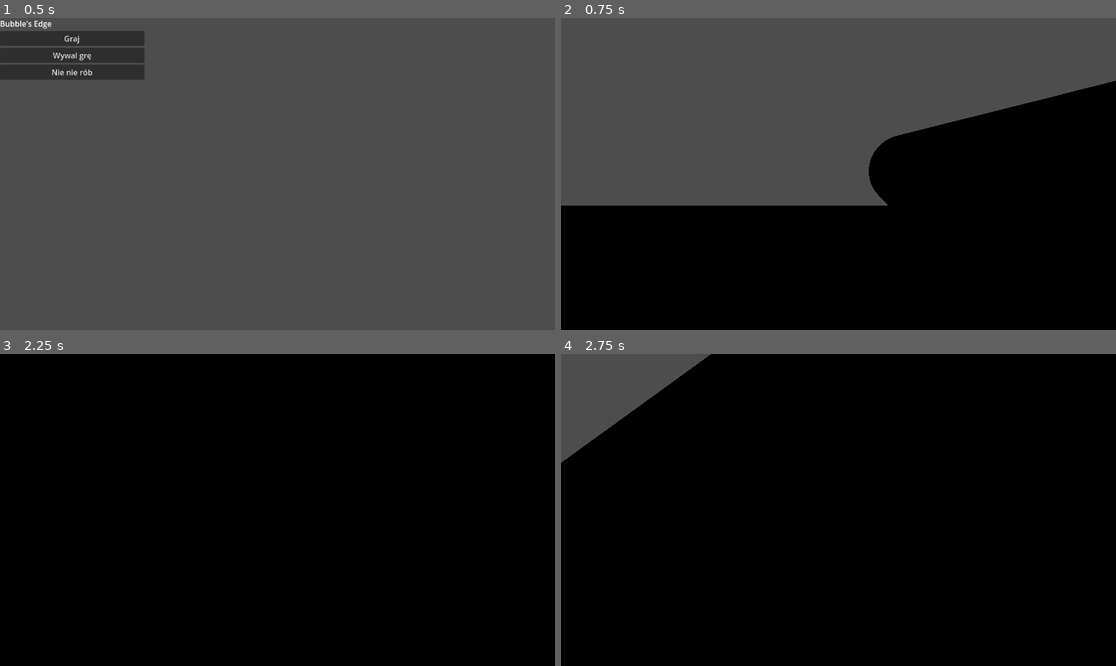
Above: before the commit, frames 1-4 (two rows, left to right).
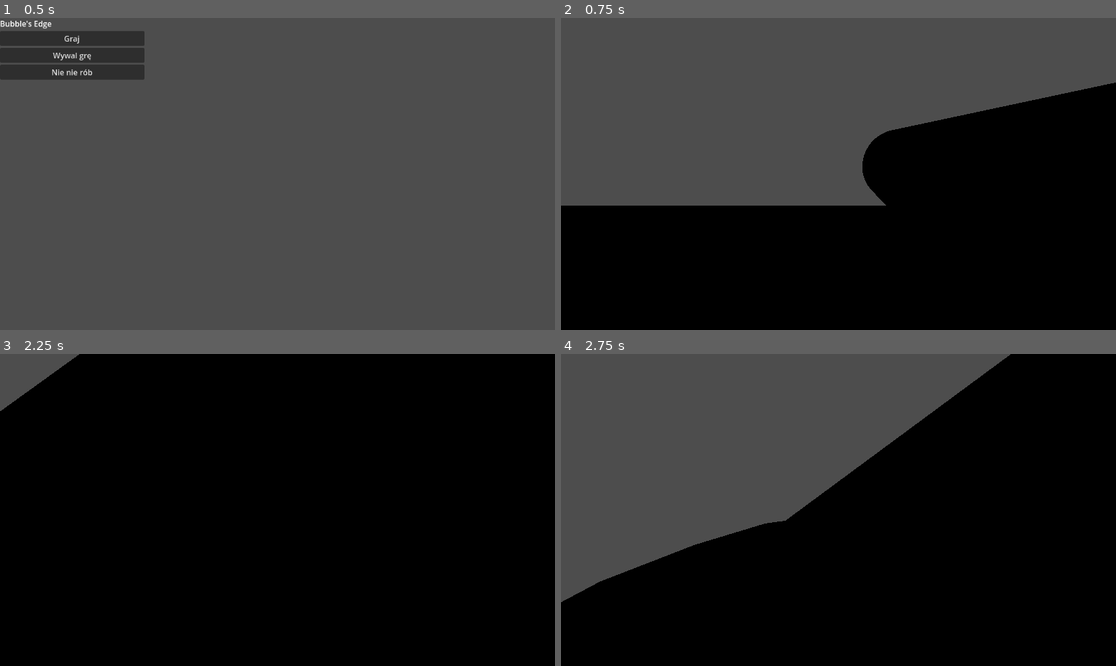
Above: after the commit, the same moments.

Repository: PieroganoReggiano/Bul-bul-myslenia
Game: Godot game, scene res://korzen.tscn
Two runs of this game, one before a commit and one after it. Both use one fixed random seed, a clock stepped at 60 frames per second and the inputs below.
Inputs (mouse positions are in pixels of both pictures, inside the frame that each line leads up to):
- Up to frame 1 (0.5 s): no input
- Up to frame 2 (0.75 s): click "Graj" at 0.5 s
- Up to frame 3 (2.25 s): tap Enter at 1.25 s; move the mouse to (305, 510) at 1.27 s; press the mouse at (305, 510) at 1.28 s; hold Up (move_forward) from 1.28 s (still down); tap Space (move_jump) at 1.52, 2 s; move the mouse to (249, 510) at 2.02 s; release the mouse at (249, 510) at 2.03 s; tap C (move_crouch) at 2.1 s
- Up to frame 4 (2.75 s): keep holding Up (move_forward); tap Space (move_jump) at 2.27 s; click (810, 510) at 2.3 s

Frame 1 is identical in both runs. In frame 2, 0.7% of the frame differs, in the area x 54-100%, y 20-61%; in frame 3, 1.3%; in frame 4, 32%, in the area x 0-81%, y 0-80%.

Commit message:
sczela siem, ale zle, krzywo i nie dziala :/ (#22)

Diff:
--- a/korzen.gd
+++ b/korzen.gd
@@ -83,3 +83,5 @@
 		if event is InputEventMouseMotion:
 			if current_player:
 				current_player.rotate_input(event.relative * sensitivity)
+		elif event.is_action_pressed("shoot"):
+			current_player.shoot()
--- /dev/null
+++ b/naboj.gd
@@ -0,0 +1,15 @@
+extends RigidBody3D
+
+# Wywoływana, gdy węzeł zostaje dodany do drzewa sceny
+func _ready() -> void:
+	# Usuń bombelka po 5 sekundach
+	await get_tree().create_timer(5).timeout
+	queue_free()
+
+	# Podłącz obsługę kolizji za pomocą Callable
+	connect("body_entered", Callable(self, "_on_body_entered"))
+
+# Funkcja obsługująca kolizje
+func _on_body_entered(body):
+	print("DOSTAŁ! ale nawet go nie zarysowalismy ", body.name)
+	queue_free()
--- /dev/null
+++ b/naboj.gdshader
@@ -0,0 +1,14 @@
+shader_type spatial;
+
+void vertex() {
+	// Called for every vertex the material is visible on.
+}
+
+void fragment() {
+	ALBEDO=vec3(1, 0, 0);
+}
+
+//void light() {
+	// Called for every pixel for every light affecting the material.
+	// Uncomment to replace the default light processing function with this one.
+//}
--- /dev/null
+++ b/naboj.tscn
@@ -0,0 +1,26 @@
+[gd_scene load_steps=6 format=3 uid="uid://cupv0y8ij76o7"]
+
+[ext_resource type="Script" path="res://naboj.gd" id="1_toe8o"]
+[ext_resource type="Shader" path="res://naboj.gdshader" id="2_v007l"]
+
+[sub_resource type="ShaderMaterial" id="ShaderMaterial_h8aaj"]
+render_priority = 0
+shader = ExtResource("2_v007l")
+
+[sub_resource type="TorusMesh" id="TorusMesh_qotth"]
+material = SubResource("ShaderMaterial_h8aaj")
+inner_radius = 0.2
+outer_radius = 0.538
+
+[sub_resource type="SphereShape3D" id="SphereShape3D_ni6td"]
+
+[node name="naboj" type="RigidBody3D"]
+mass = 0.012
+script = ExtResource("1_toe8o")
+
+[node name="MeshInstance3D" type="MeshInstance3D" parent="."]
+mesh = SubResource("TorusMesh_qotth")
+skeleton = NodePath("../CollisionShape3D")
+
+[node name="CollisionShape3D" type="CollisionShape3D" parent="."]
+shape = SubResource("SphereShape3D_ni6td")
--- a/parkourowiec.gd
+++ b/parkourowiec.gd
@@ -12,10 +12,32 @@
 
 @onready var camera: Camera3D = $Glowa/Camera3D
 @onready var head: Node3D = $Glowa
+@onready var gun: MeshInstance3D = $Glowa/Gun
 @onready var wydawacz_dzwiekow = $WydawaczDzwiekow
 
 var vertical_rotation = 0.0
 var vertical_look_limit = 89.0
+
+@export var naboj_scene: PackedScene = preload("res://naboj.tscn")
+
+func shoot():
+	if not naboj_scene:
+		return
+
+	var naboj = naboj_scene.instantiate() as RigidBody3D
+
+	var offset = -gun.global_transform.basis.z.normalized() * 0.5
+	var bullet_transform = gun.global_transform
+	bullet_transform.origin += offset
+	naboj.global_transform = bullet_transform
+
+	get_tree().current_scene.add_child(naboj)
+
+	var direction = camera.global_transform.basis.z.normalized()
+	print(direction)
+
+	var speed = 2000
+	naboj.apply_impulse(Vector3.ZERO, direction * speed)
 
 func rotate_input(r : Vector2) -> void:
 	r *= 0.003
--- a/parkourowiec.tscn
+++ b/parkourowiec.tscn
@@ -42,8 +42,8 @@
 
 [node name="Camera3D" type="Camera3D" parent="Glowa"]
 
-[node name="MeshInstance3D" type="MeshInstance3D" parent="Glowa"]
-transform = Transform3D(0.983791, 0.00713379, 0.179175, 0.178821, -0.113358, -0.97733, 0.0133389, 0.993529, -0.112796, 0.225888, -0.0455809, -0.191021)
+[node name="Gun" type="MeshInstance3D" parent="Glowa"]
+transform = Transform3D(0.998558, -0.0531013, 0.007847, 0, 0.146187, 0.989257, -0.053678, -0.987831, 0.145976, 0.225888, -0.0455809, -0.191021)
 mesh = SubResource("CylinderMesh_7hwd3")
 skeleton = NodePath("")
 
--- a/project.godot
+++ b/project.godot
@@ -70,3 +70,8 @@
 "events": [Object(InputEventKey,"resource_local_to_scene":false,"resource_name":"","device":-1,"window_id":0,"alt_press …(191 unchanged characters)…
 ]
 }
+shoot={
+"deadzone": 0.5,
+"events": [Object(InputEventMouseButton,"resource_local_to_scene":false,"resource_name":"","device":-1,"window_id":0,"alt_pressed":false,"shift_pressed":false,"ctrl_pressed":false,"meta_pressed":false,"button_mask":1,"position":Vector2(157, 10),"global_position":Vector2(166, 56),"factor":1.0,"button_index":1,"canceled":false,"pressed":true,"double_click":false,"script":null)
+]
+}
